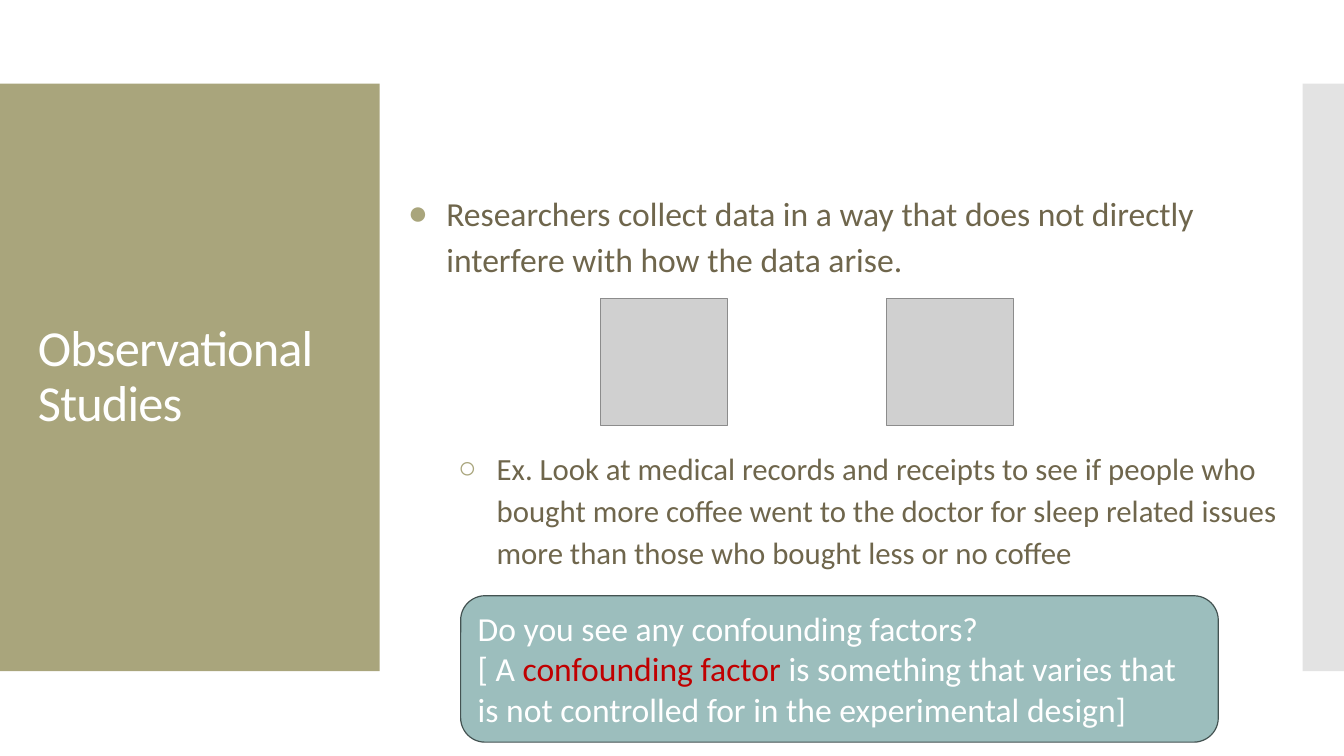
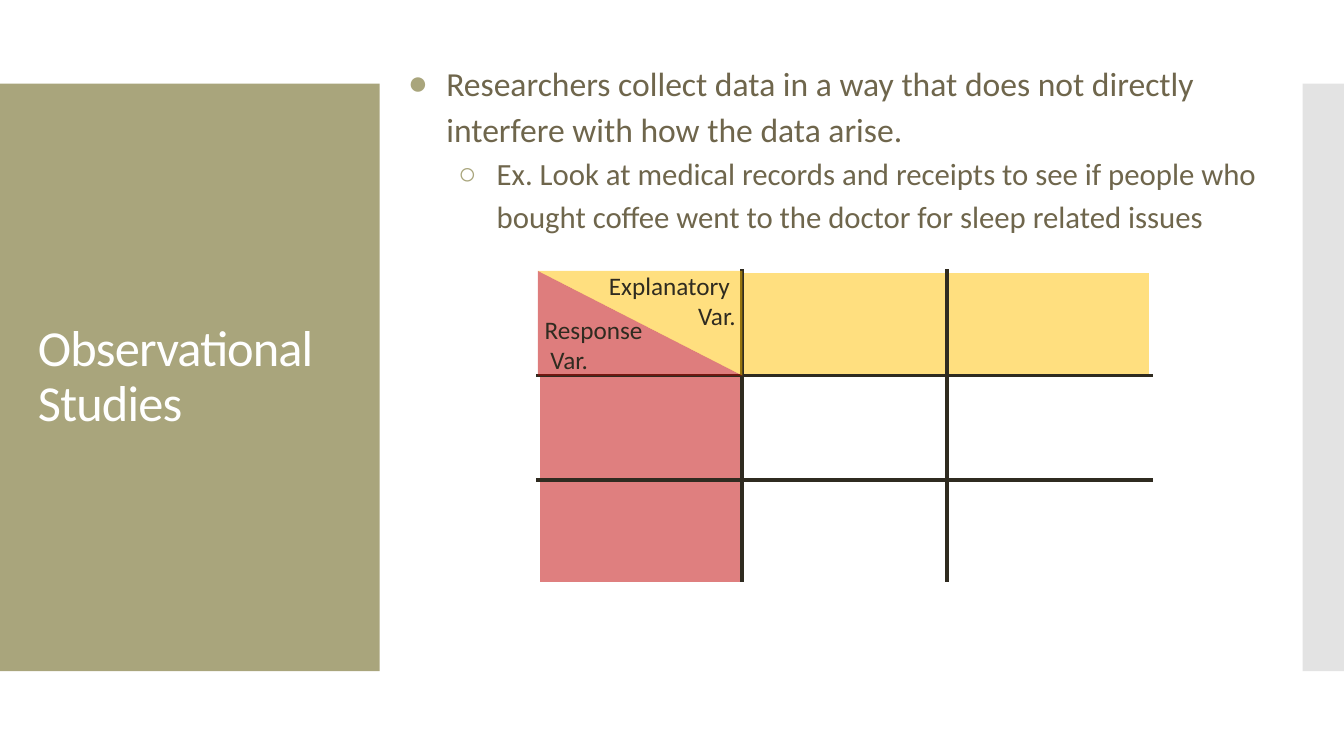
Before and after one commit to amosca01/MATH108-F23, a slide deck: slide 38 of slides/02-data-collection.pptx (slide 44 before the commit). Drawn at 1344x756 pixels with LibreOffice and Linux fonts; fonts in the diff are those of the drawing; grey boxes stand for pictures. Boxes give left, top, right and bottom in pixels: in the first picture for what was removed or moved away, otherwise in the second. Text is boxed around its words. In the diff, an @@ line names an element or a change of style, - is before the commit and + after.

```diff
--- a/slides/02-data-collection.pptx
+++ b/slides/02-data-collection.pptx
@@ text "Researchers collect data in a ...": place and size @@
-text "Researchers collect data in a ..." at <box>446,202,1277,570</box>
+text "Researchers collect data in a ..." at <box>446,72,1255,234</box>
@@ text at <box>497,163,1255,234</box>: text changed @@
-  ○ Ex. Look at medical records and receipts to see if people who bought more coffee went to the doctor for sleep related issues more than those who bought less or no coffee
+  ○ Ex. Look at medical records and receipts to see if people who bought coffee went to the doctor for sleep related issues
@@ table added at <box>538,271,1152,585</box>, 3 rows, 3 columns @@
+ |  | 
+ |  | 
+ |  | 
@@ right triangle added at <box>538,271,743,376</box>, fill #C00000 at 51% opacity @@
@@ right triangle added at <box>538,271,743,376</box>, fill #FFC000 at 50% opacity @@
@@ picture removed at <box>601,298,728,425</box> @@
@@ text added at <box>609,277,735,325</box>, 18 pt, text #2F2B20 @@
+Explanatory
+Var.
@@ picture removed at <box>886,298,1013,425</box> @@
@@ text added at <box>545,318,643,375</box>, 18 pt, text #2F2B20 @@
+Response
+Var.
@@ rounded rectangle removed at <box>461,596,1219,742</box> @@
-Do you see any confounding factors?
-[ A confounding factor is something that varies that is not controlled for in the experimental design]
```
Also in this commit, not shown: 19 other slides changed, 12 slides added, 2 slides removed, 3 other files.
